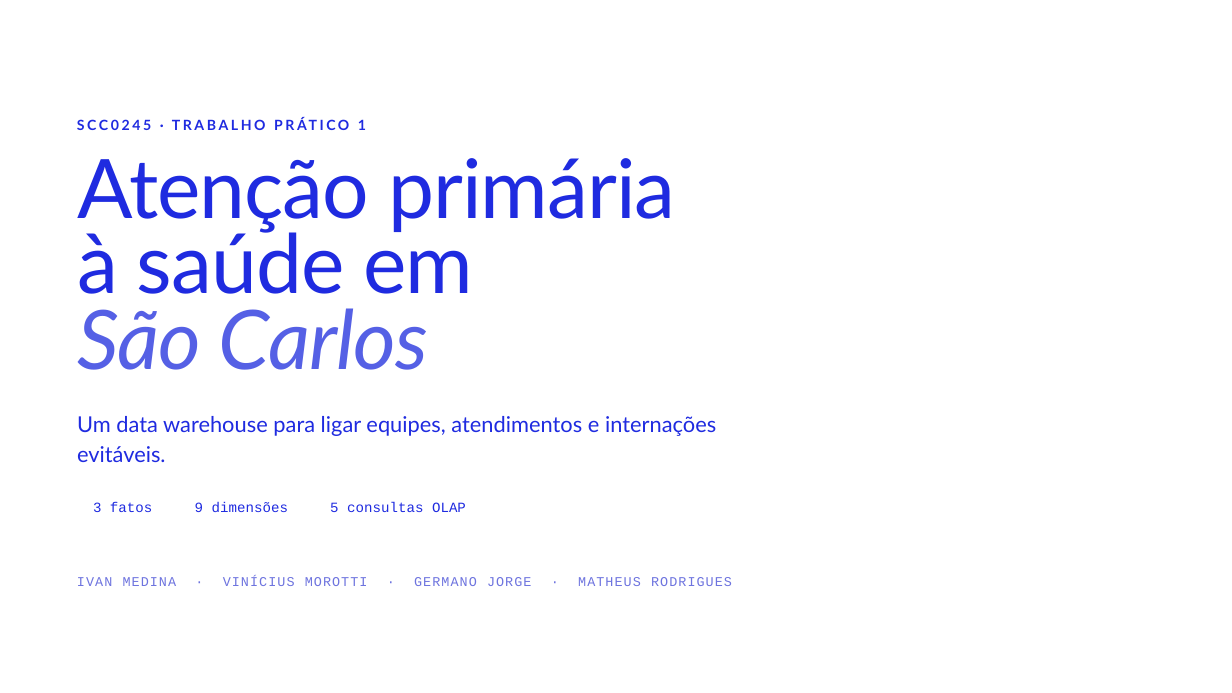
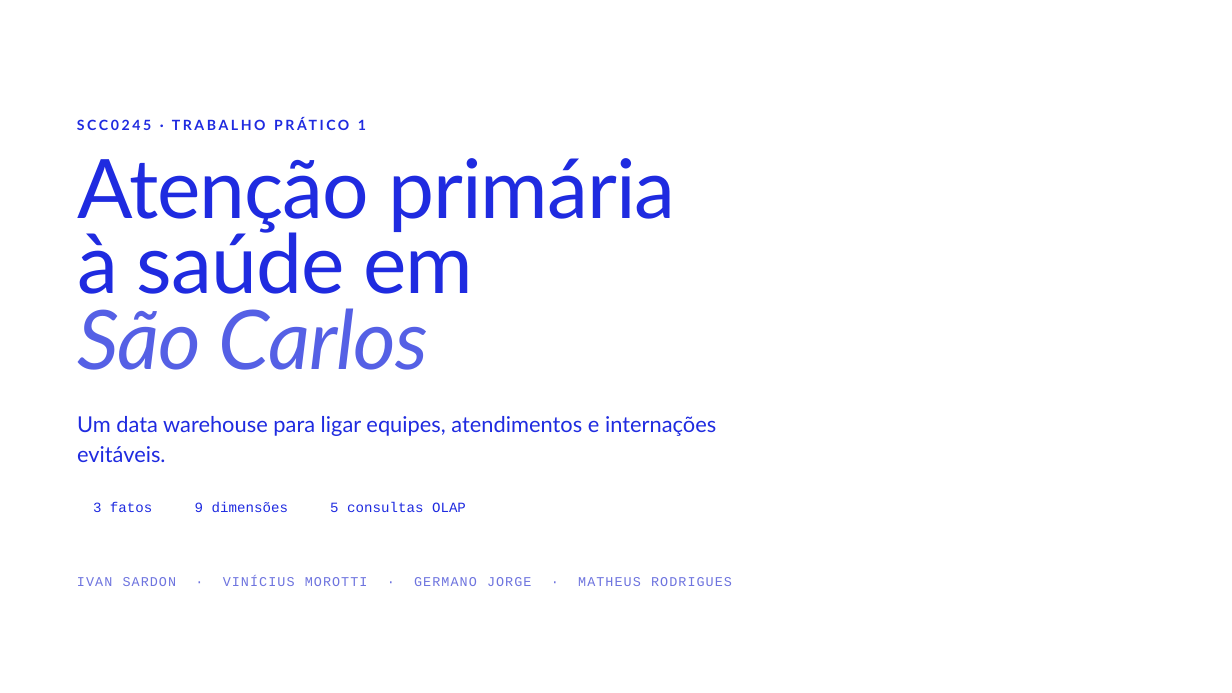
Before and after one commit to germanojorge/dw-aps-sao-carlos, a slide deck: slide 1 of apresentacao/apresentacao_cobalto.pptx. Drawn at 1232x693 pixels with LibreOffice and Linux fonts; fonts in the diff are those of the drawing; background and template pictures are left out. Boxes give left, top, right and bottom in pixels: in the first picture for what was removed or moved away, otherwise in the second. Text is boxed around its words. In the diff, an @@ line names an element or a change of style, - is before the commit and + after.

```diff
--- a/apresentacao/apresentacao_cobalto.pptx
+++ b/apresentacao/apresentacao_cobalto.pptx
@@ text at box(77, 577, 732, 586): text changed @@
-IVAN MEDINA · VINÍCIUS MOROTTI · GERMANO JORGE · MATHEUS RODRIGUES
+IVAN SARDON · VINÍCIUS MOROTTI · GERMANO JORGE · MATHEUS RODRIGUES
```
